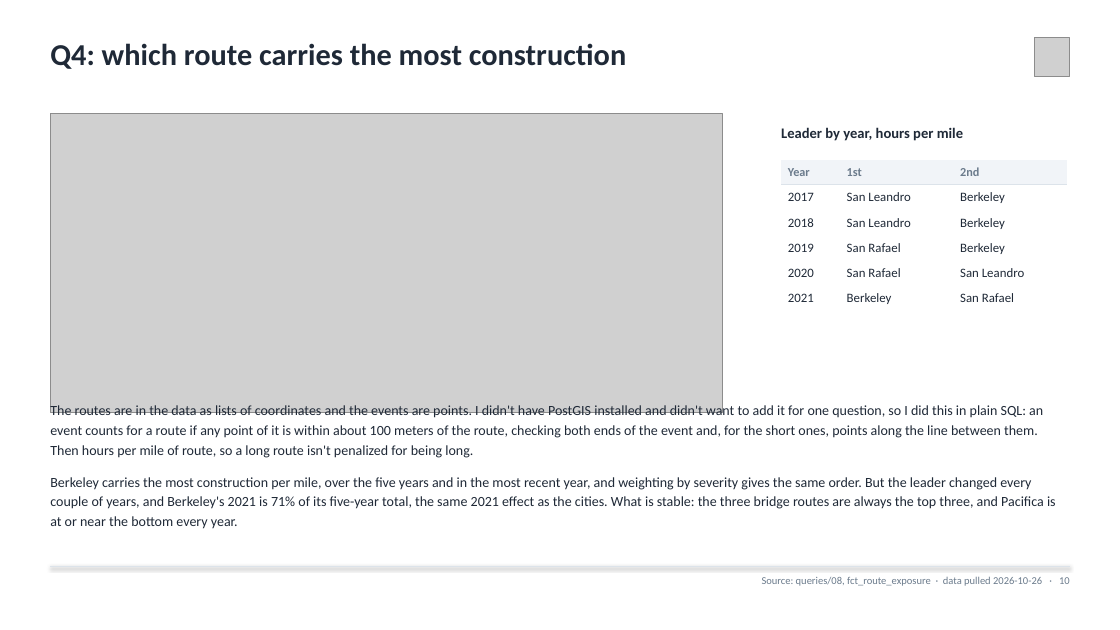
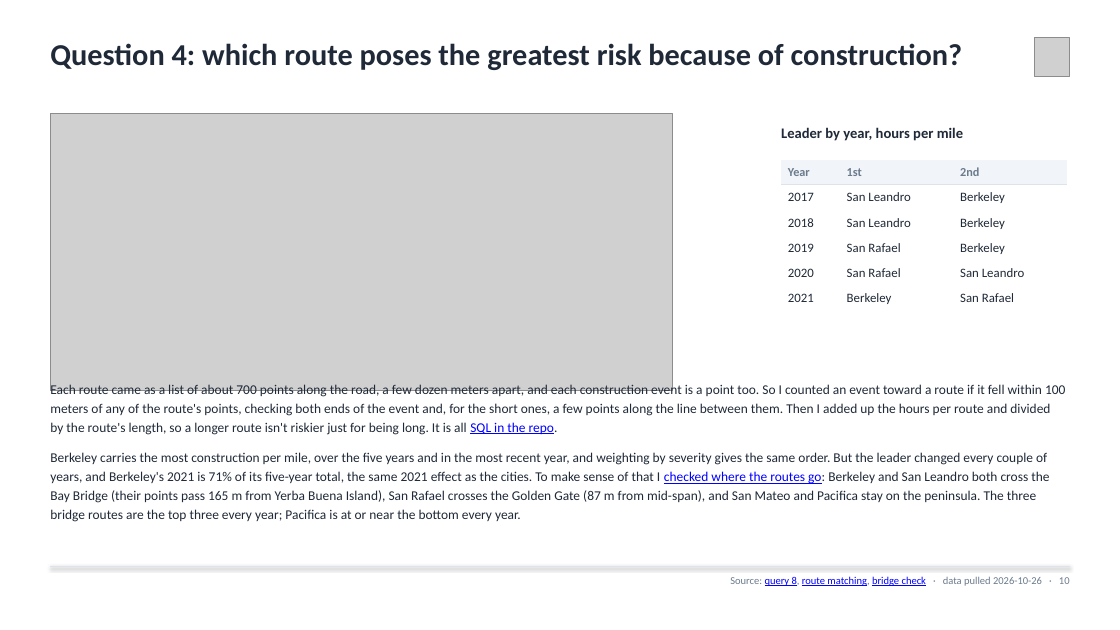
Before and after one commit to agmcdonald24/aurura_case, a slide deck: slide 10 of reports/Aurora_Construction_Take_Home.pptx. Drawn at 1120x630 pixels with LibreOffice and Linux fonts; fonts in the diff are those of the drawing; grey boxes stand for pictures. Boxes give left, top, right and bottom in pixels: in the first picture for what was removed or moved away, otherwise in the second. Text is boxed around its words. In the diff, an @@ line names an element or a change of style, - is before the commit and + after.

```diff
--- a/reports/Aurora_Construction_Take_Home.pptx
+++ b/reports/Aurora_Construction_Take_Home.pptx
@@ text at box(50, 43, 962, 70): text changed @@
-Q4: which route carries the most construction
+Question 4: which route poses the greatest risk because of construction?
@@ picture: place and size @@
-picture at box(50, 113, 723, 413)
+picture at box(50, 113, 672, 390)
@@ text at box(50, 382, 1065, 522): text changed; size 12 to 11.5 pt @@
-The routes are in the data as lists of coordinates and the events are points. I didn't have PostGIS installed and didn't want to add it for one question, so I did this in plain SQL: an event counts for a route if any point of it is within about 100 meters of the route, checking both ends of the event and, for the short ones, points along the line between them. Then hours per mile of route, so a long route isn't penalized for being long.
-Berkeley carries the most construction per mile, over the five years and in the most recent year, and weighting by severity gives the same order. But the leader changed every couple of years, and Berkeley's 2021 is 71% of its five-year total, the same 2021 effect as the cities. What is stable: the three bridge routes are always the top three, and Pacifica is at or near the bottom every year.
+Each route came as a list of about 700 points along the road, a few dozen meters apart, and each construction event is a point too. So I counted an event toward a route if it fell within 100 meters of any of the route's points, checking both ends of the event and, for the short ones, a few points along the line between them. Then I added up the hours per route and divided by the route's length, so a longer route isn't riskier just for being long. It is all SQL in the repo.
+Berkeley carries the most construction per mile, over the five years and in the most recent year, and weighting by severity gives the same order. But the leader changed every couple of years, and Berkeley's 2021 is 71% of its five-year total, the same 2021 effect as the cities. To make sense of that I checked where the routes go: Berkeley and San Leandro both cross the Bay Bridge (their points pass 165 m from Yerba Buena Island), San Rafael crosses the Golden Gate (87 m from mid-span), and San Mateo and Pacifica stay on the peninsula. The three bridge routes are the top three every year; Pacifica is at or near the bottom every year.
@@ text at box(730, 576, 1070, 586): text changed @@
-Source: queries/08, fct_route_exposure · data pulled 2026-10-26 · 10
+Source: query 8, route matching, bridge check · data pulled 2026-10-26 · 10
```
Also in this commit, not shown: 13 other slides changed, 5 other files.
